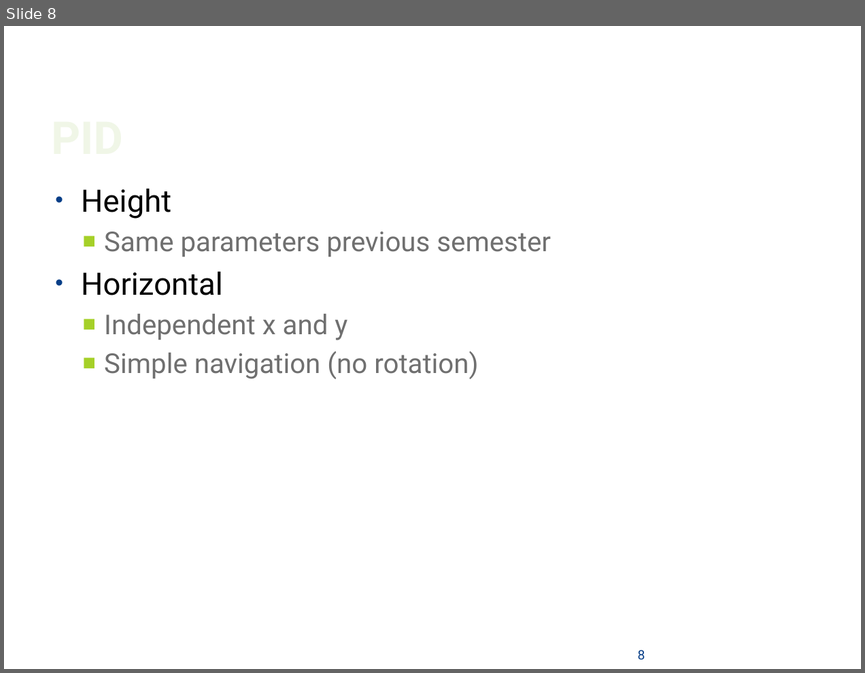
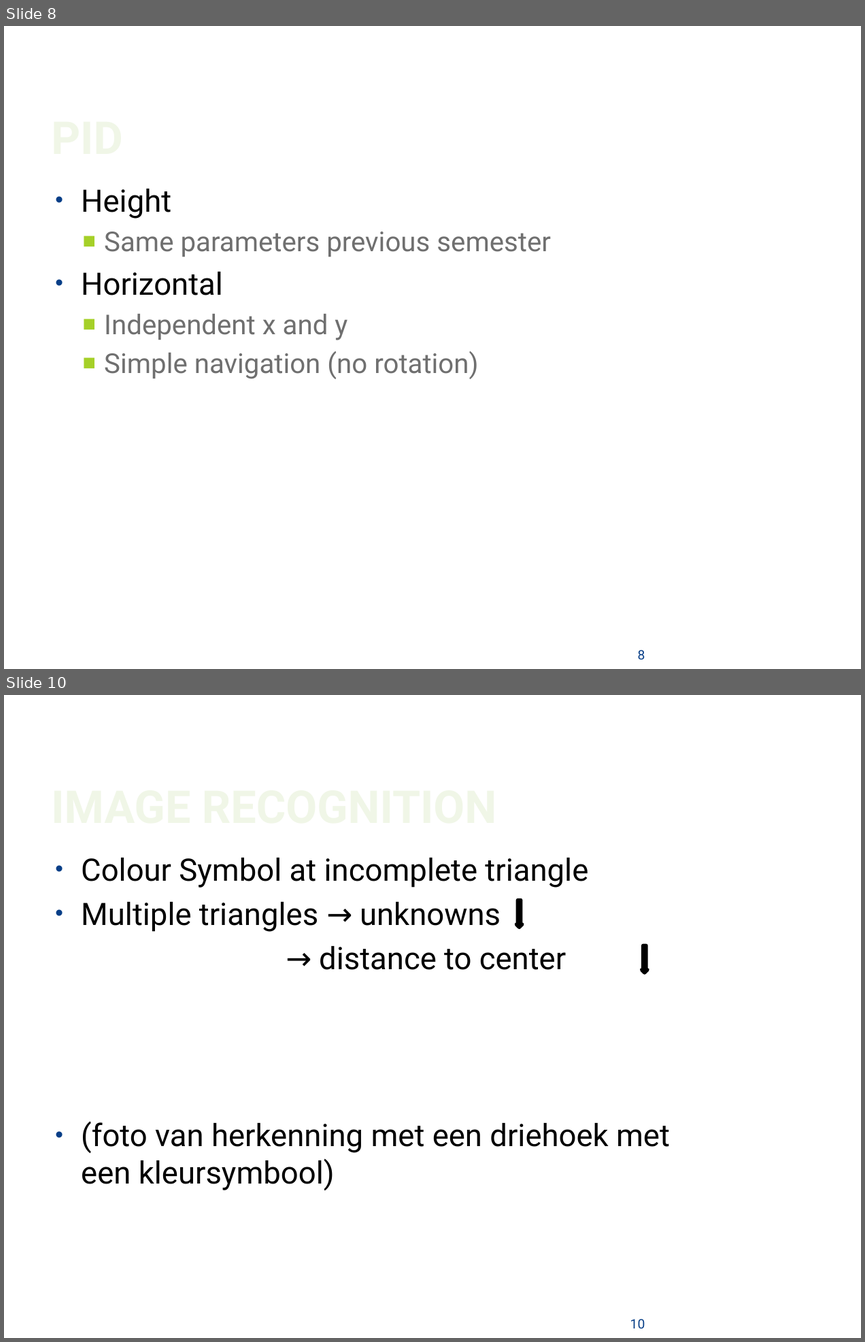
Before and after one commit to WoutV/Indigo, a slide deck: Locomotor zeppehjhyjyjlin.pptx. Shown one above the other, each under a label of ours: slide 8 before the commit, slides 8 and 10 after it; the slides between them are not shown. The pictures are 865x673 and 865x1342 pixels, drawn with LibreOffice and Linux fonts; fonts in the diff are those of the drawing; background and template pictures are left out. Boxes give left, top, right and bottom in pixels: in the first picture for what was removed or moved away, otherwise in the second. Text is boxed around its words. In the diff, an @@ line names an element or a change of style, - is before the commit and + after.

```diff
--- a/Locomotor zeppehjhyjyjlin.pptx
+++ b/Locomotor zeppehjhyjyjlin.pptx
@@ slide 10 added at [4,695,861,1338], background #FFFFFF @@
@@ title added at [47,725,725,832], 38 pt, text gradient #F6FAF0 to #F0F7E8 to #C6DF99 to #A9D241, bold @@
+IMAGE RECOGNITION
@@ text added at [81,858,670,1191], 26 pt, text #000000 @@
+• Colour Symbol at incomplete triangle
+• Multiple triangles → unknowns
+→ distance to center
+• (foto van herkenning met een driehoek met een kleursymbool)
@@ down arrow added at [516,900,522,926], fill #000000, outline #000000 3.15 pt @@
@@ down arrow added at [641,945,647,972], fill #000000, outline #000000 3.15 pt @@
@@ page number added at [630,1319,645,1328], 11 pt, text #073E87 @@
+10
```
Also in this commit, not shown: 3 slides changed, 3 other files.
